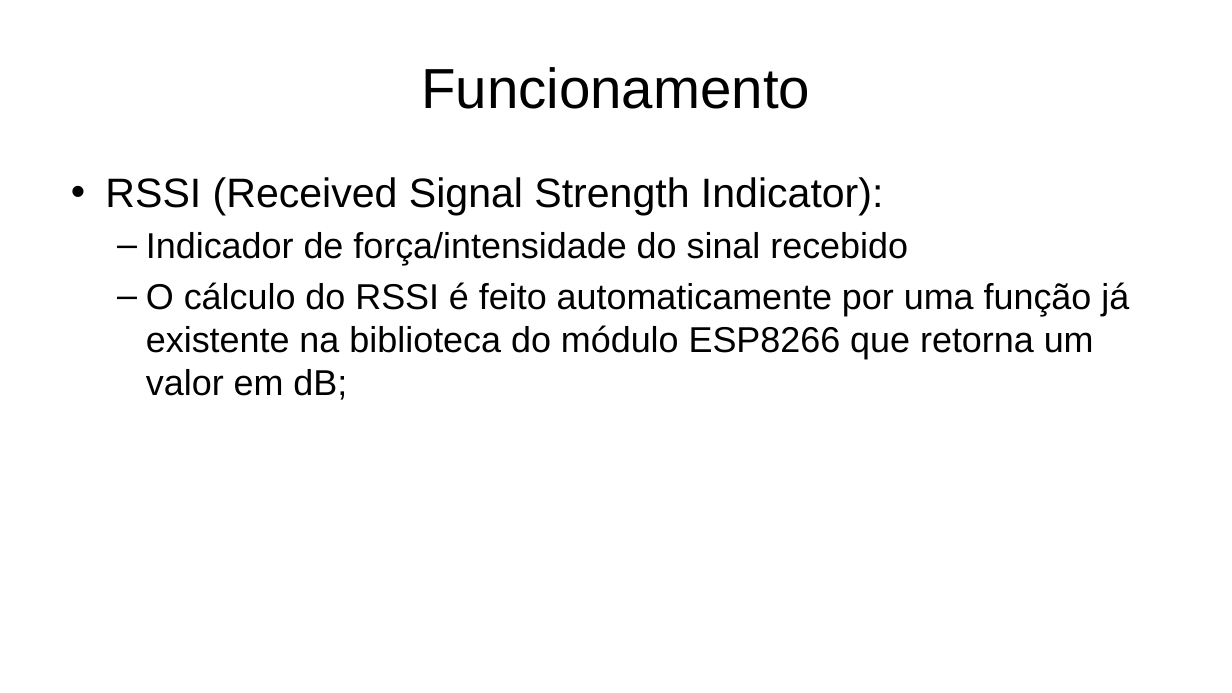
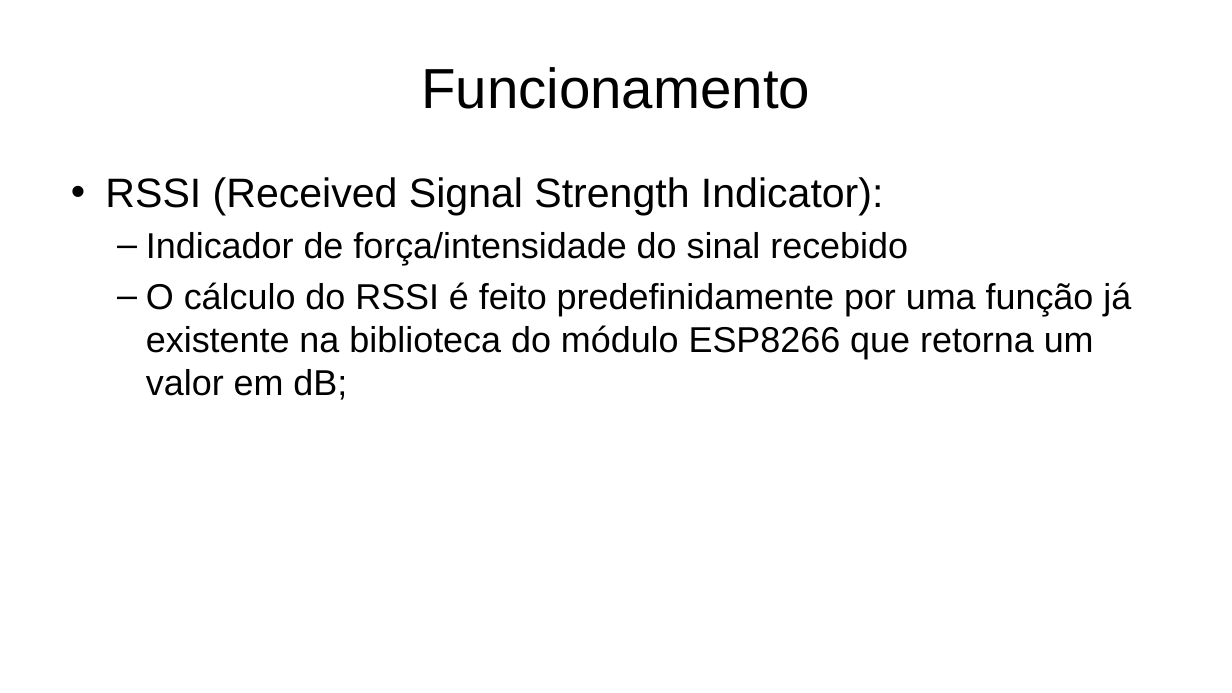
Before and after one commit to Guigajks/PI-VIII, a slide deck: slide 8 of Documentação/Apresentação Projeto PID.pptx (slide 9 before the commit). Drawn at 1232x693 pixels with LibreOffice and Linux fonts; fonts in the diff are those of the drawing; background and template pictures are left out. Boxes give left, top, right and bottom in pixels: in the first picture for what was removed or moved away, otherwise in the second. Text is boxed around its words. In the diff, an @@ line names an element or a change of style, - is before the commit and + after.

```diff
--- a/Documentação/Apresentação Projeto PID.pptx
+++ b/Documentação/Apresentação Projeto PID.pptx
@@ text at box(146, 282, 1131, 400): text changed @@
-  – O cálculo do RSSI é feito automaticamente por uma função já existente na biblioteca do módulo ESP8266 que retorna um valor em dB;
+  – O cálculo do RSSI é feito predefinidamente por uma função já existente na biblioteca do módulo ESP8266 que retorna um valor em dB;
```
Also in this commit, not shown: 2 other slides changed, 1 slide removed.
